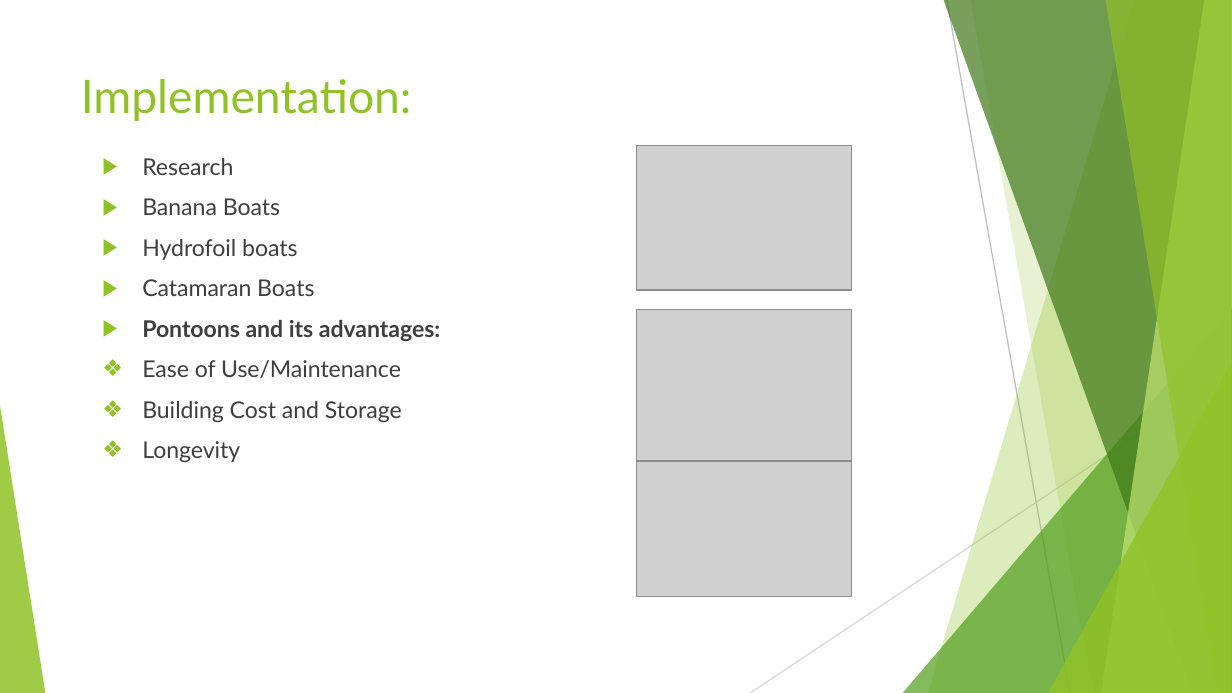
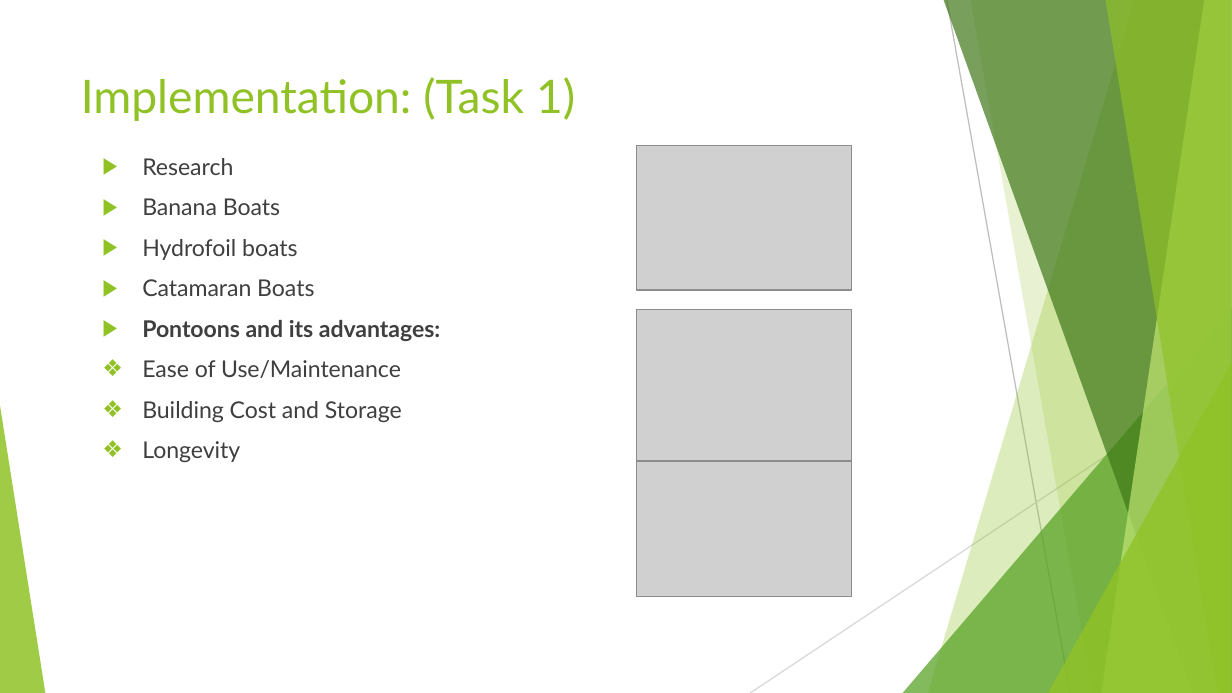
Before and after one commit to mmehmood/senior-design, a slide deck: slide 11 of Final Presentation task 1-6 and 1-5.pptx (slide 12 before the commit). Drawn at 1232x693 pixels with LibreOffice and Linux fonts; fonts in the diff are those of the drawing; grey boxes stand for pictures. Boxes give left, top, right and bottom in pixels: in the first picture for what was removed or moved away, otherwise in the second. Text is boxed around its words. In the diff, an @@ line names an element or a change of style, - is before the commit and + after.

```diff
--- a/Final Presentation task 1-6 and 1-5.pptx
+++ b/Final Presentation task 1-6 and 1-5.pptx
@@ title at (81, 77, 575, 121): text changed @@
-Implementation:
+Implementation: (Task 1)
```
Also in this commit, not shown: 18 other slides changed, 14 slides added, 15 slides removed.
